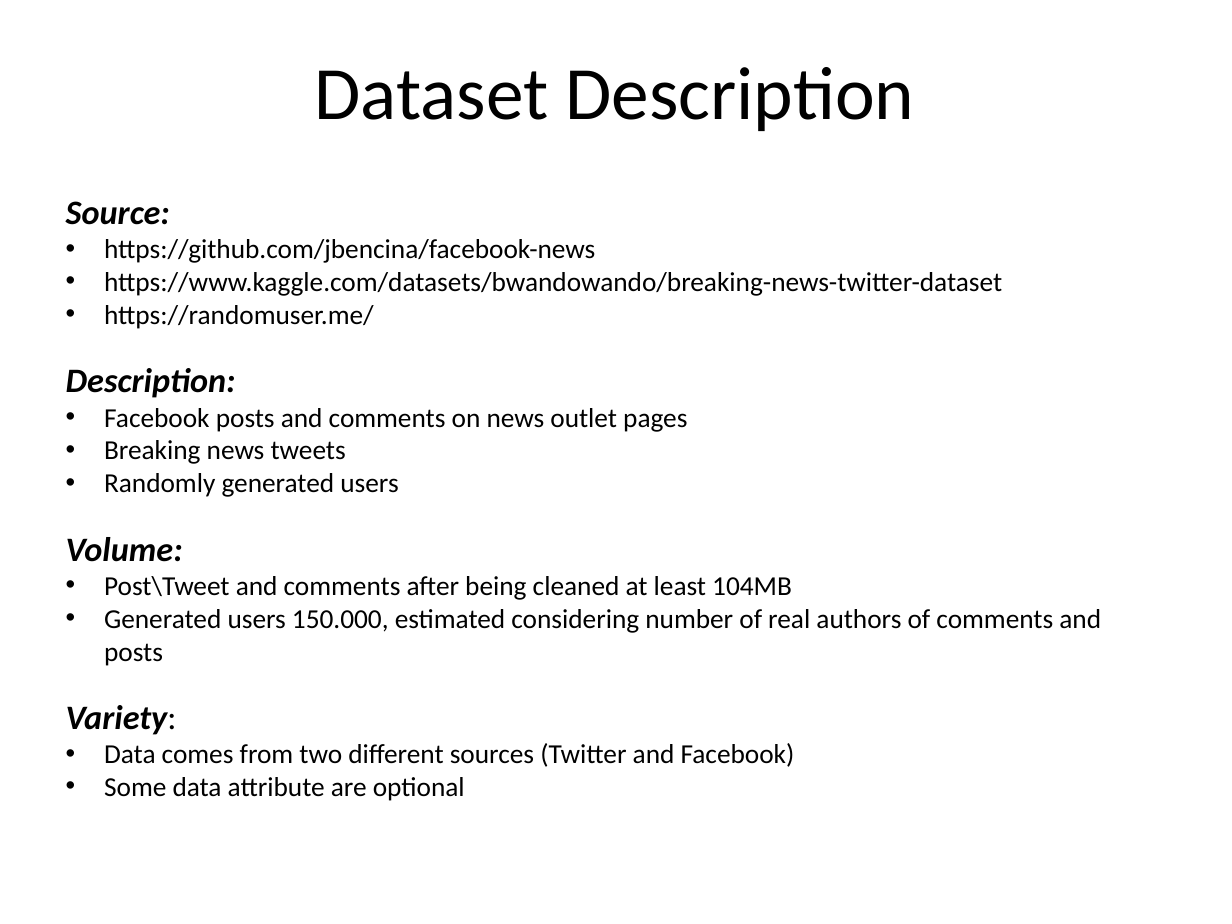
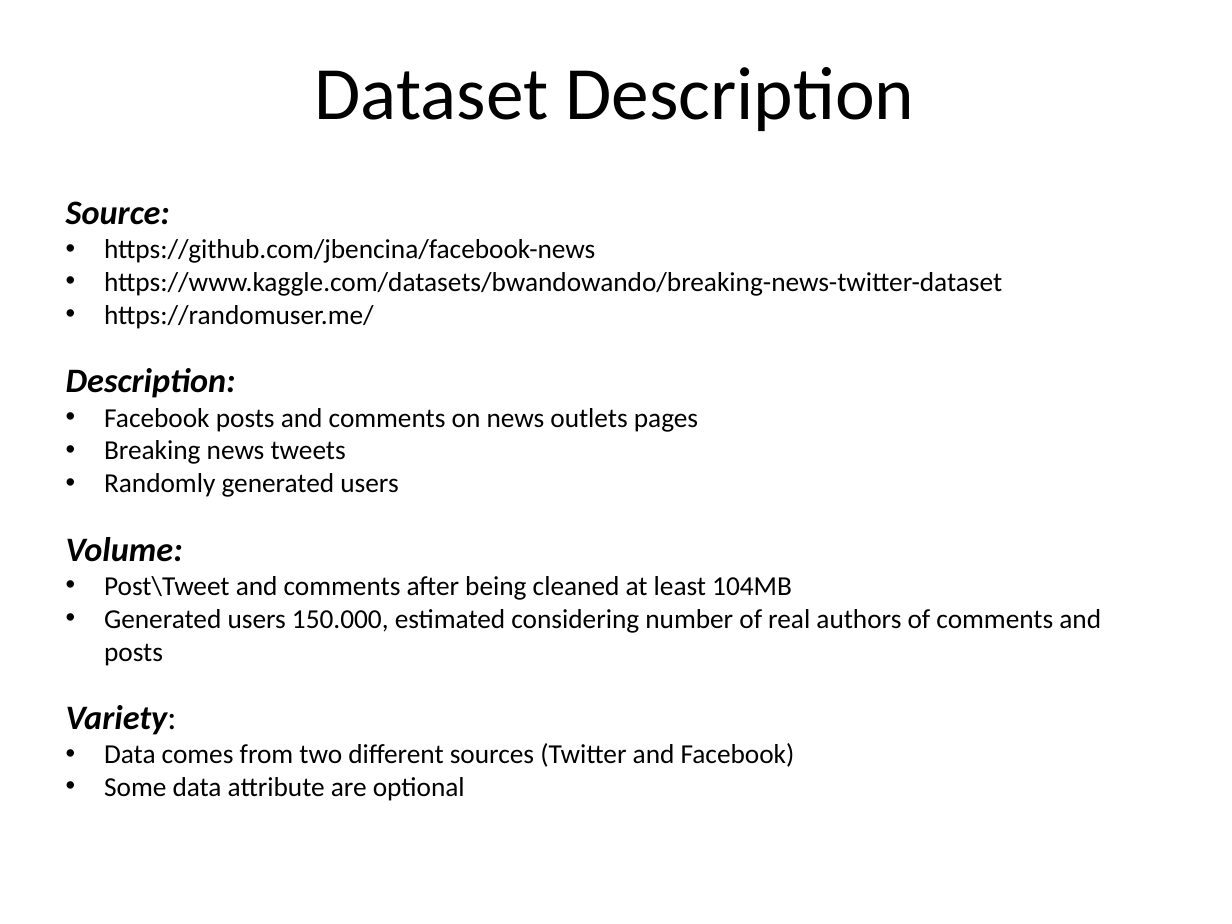
Before and after one commit to MatteBiondi/LSMSD_SocialNews, a slide deck: slide 4 of Docs/Project Proposal.pptx. Drawn at 1232x924 pixels with LibreOffice and Linux fonts; fonts in the diff are those of the drawing; background and template pictures are left out. Boxes give left, top, right and bottom in pixels: in the first picture for what was removed or moved away, otherwise in the second. Text is boxed around its words. In the diff, an @@ line names an element or a change of style, - is before the commit and + after.

```diff
--- a/Docs/Project Proposal.pptx
+++ b/Docs/Project Proposal.pptx
@@ text at [104,408,698,432]: text changed @@
-• Facebook posts and comments on news outlet pages
+• Facebook posts and comments on news outlets pages
```
Also in this commit, not shown: 2 other slides changed.
